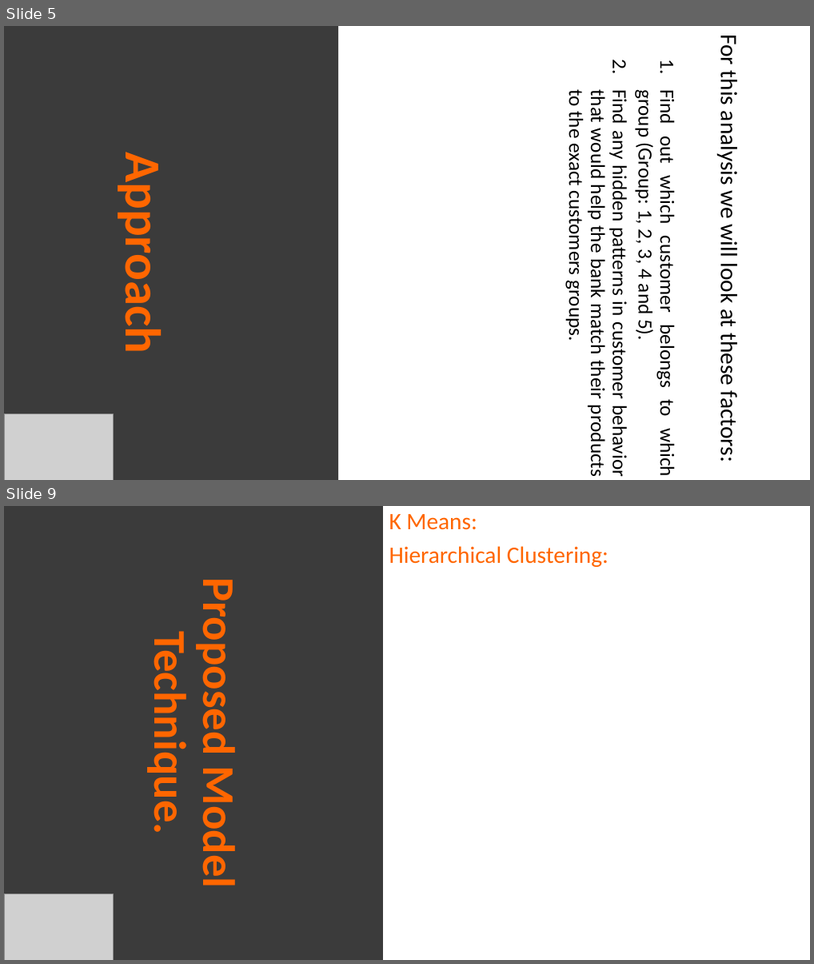
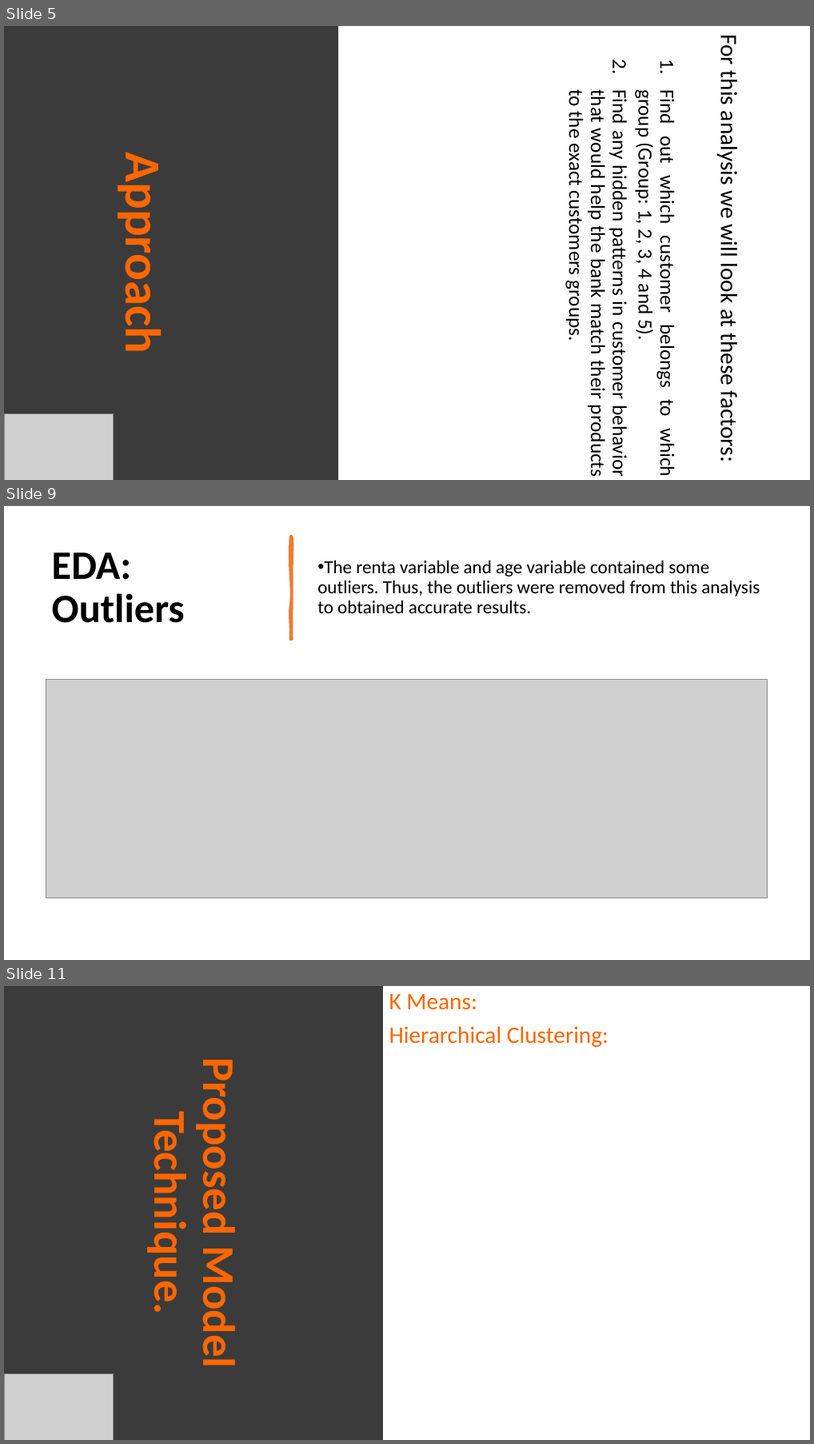
Before and after one commit to shelovescode000/CustomerSegmentationProject, a slide deck: DGI_Final_Report.potx. Shown one above the other, each under a label of ours: slides 5 and 9 before the commit, slides 5, 9 and 11 after it; the slides between them are not shown. The pictures are 814x964 and 814x1444 pixels, drawn with LibreOffice and Linux fonts; fonts in the diff are those of the drawing; grey boxes stand for pictures. Boxes give left, top, right and bottom in pixels: in the first picture for what was removed or moved away, otherwise in the second. Text is boxed around its words. In the diff, an @@ line names an element or a change of style, - is before the commit and + after.

```diff
--- a/DGI_Final_Report.potx
+++ b/DGI_Final_Report.potx
@@ slide 9 added at [4,506,810,960], background #FFFFFF @@
@@ title added at [52,552,185,623], 48 pt, text #000000, bold @@
+EDA: Outliers
@@ freeform shape added at [290,536,292,639], fill #ED7D31, outline #ED7D31 3.25 pt @@
@@ text added at [318,560,760,613], 22 pt, text #000000 @@
+• The renta variable and age variable contained some outliers. Thus, the outliers were removed from this analysis to obtained accurate results.
@@ picture added at [46,679,768,897] @@
@@ what was slide 9 is now slide 11 @@
```
Also in this commit, not shown: 2 slides changed, 3 other slides added, 2 slides removed, 4 other files.
